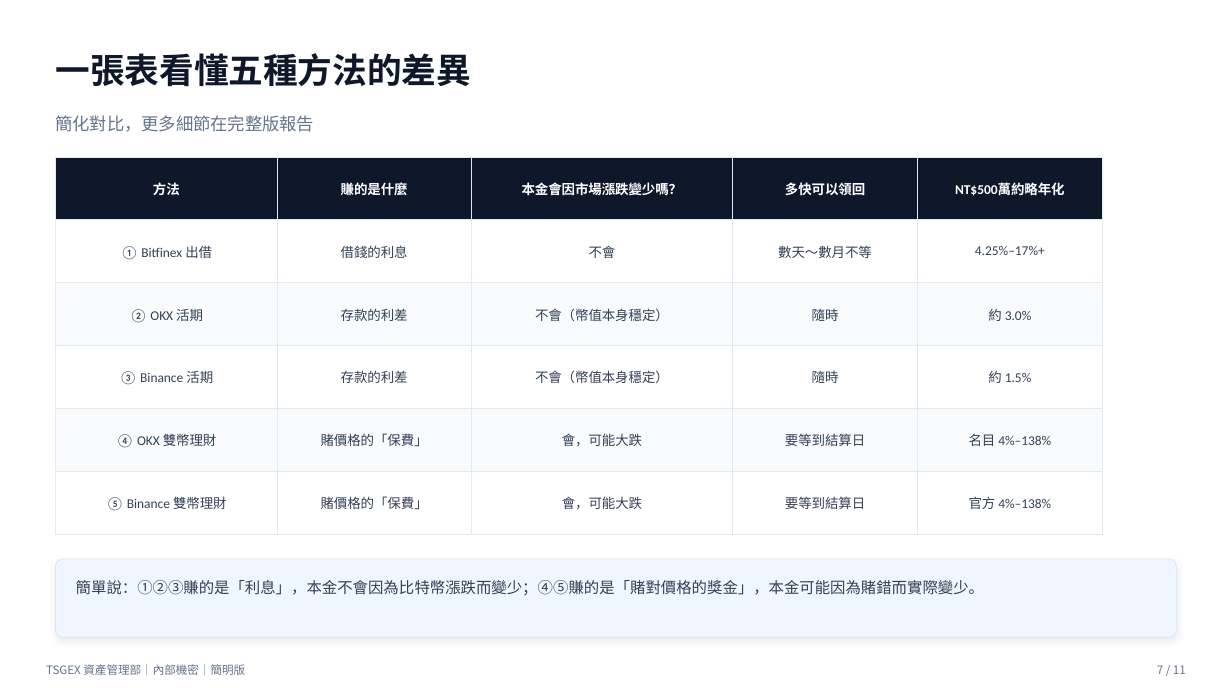
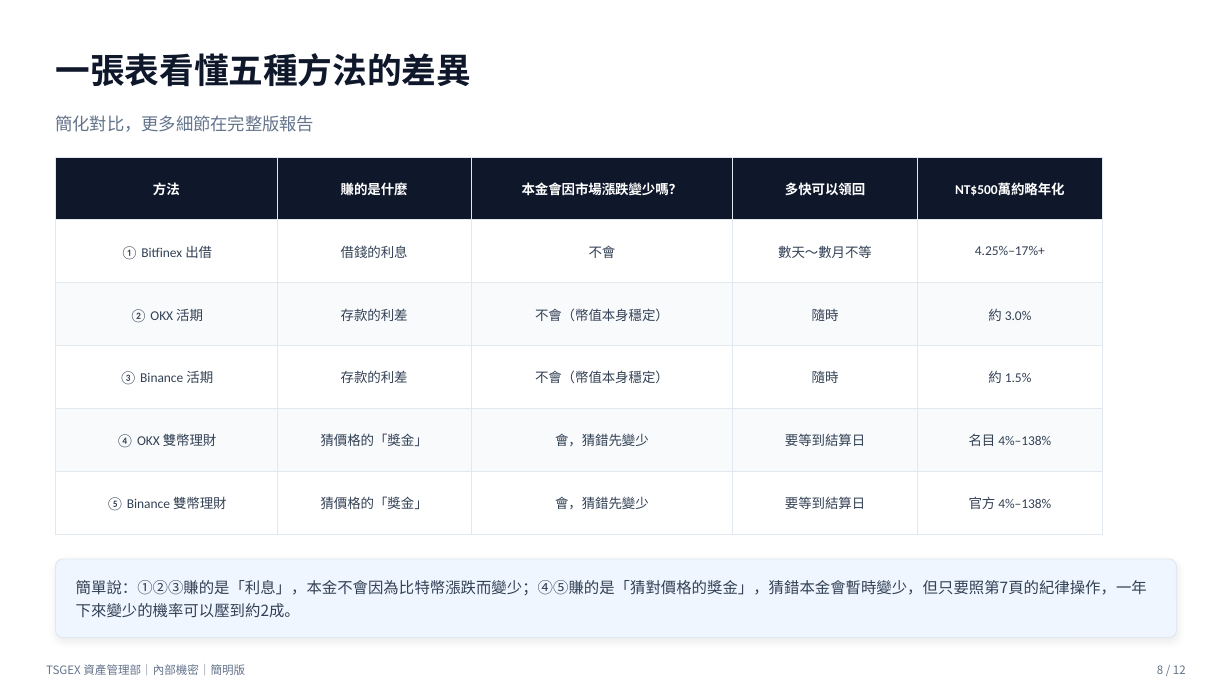
Before and after one commit to Nick-Lai-810362/Nick-Lai-810362, a slide deck: slide 8 of reports/TSGEX_Simplified_TWD5M_Presentation.pptx (slide 7 before the commit). Drawn at 1232x693 pixels with LibreOffice and Linux fonts; fonts in the diff are those of the drawing. Boxes give left, top, right and bottom in pixels: in the first picture for what was removed or moved away, otherwise in the second. Text is boxed around its words. In the diff, an @@ line names an element or a change of style, - is before the commit and + after.

```diff
--- a/reports/TSGEX_Simplified_TWD5M_Presentation.pptx
+++ b/reports/TSGEX_Simplified_TWD5M_Presentation.pptx
@@ table at <box>55,157,1103,515</box> @@
-row 5, column 2: 賭價格的「保費」
+row 5, column 2: 猜價格的「獎金」
-row 5, column 3: 會，可能大跌
+row 5, column 3: 會，猜錯先變少
-row 6, column 2: 賭價格的「保費」
+row 6, column 2: 猜價格的「獎金」
-row 6, column 3: 會，可能大跌
+row 6, column 3: 會，猜錯先變少
@@ text at <box>76,580,1147,618</box>: text changed @@
-簡單說：①②③賺的是「利息」，本金不會因為比特幣漲跌而變少；④⑤賺的是「賭對價格的獎金」，本金可能因為賭錯而實際變少。
+簡單說：①②③賺的是「利息」，本金不會因為比特幣漲跌而變少；④⑤賺的是「猜對價格的獎金」，猜錯本金會暫時變少，但只要照第7頁的紀律操作，一年下來變少的機率可以壓到約2成。
@@ text at <box>1157,665,1186,674</box>: text changed @@
-7 / 11
+8 / 12
```
Also in this commit, not shown: 9 other slides changed, 1 slide added, 1 other file.
